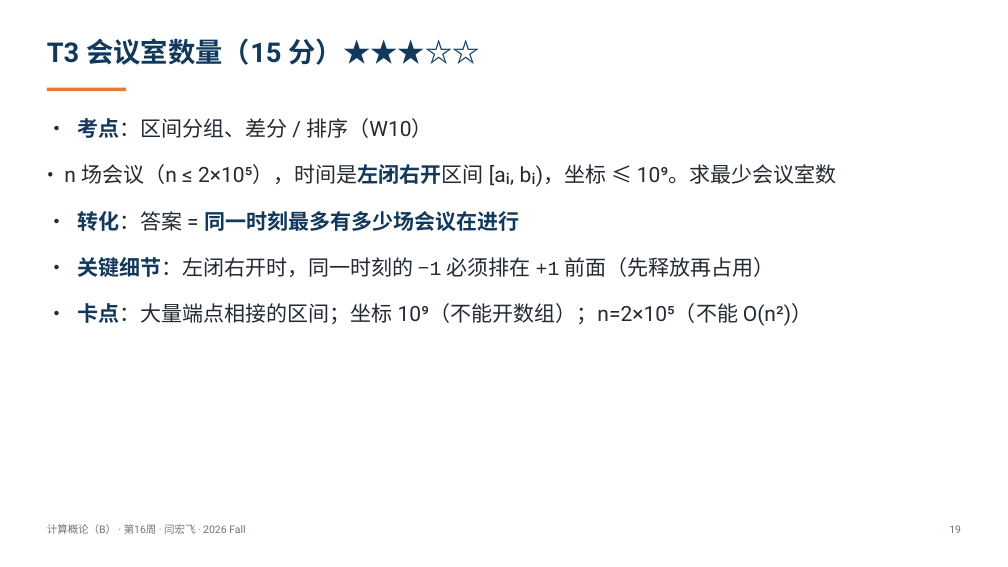
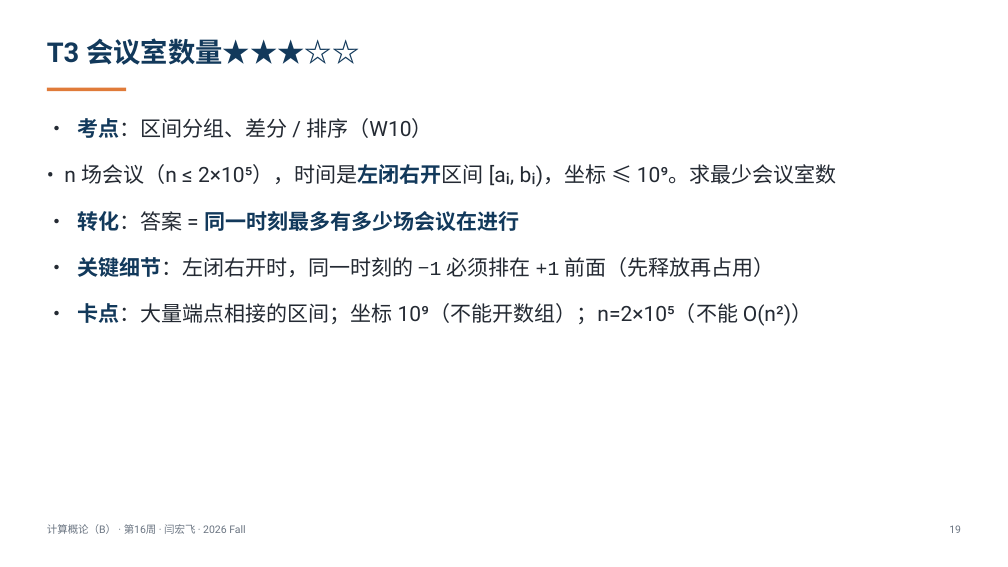
Before and after one commit to GMyhf/2026fall-cs101, a slide deck: slide 19 of courseware/202612_ADS_W16_Review_Final_Machine_Exam.pptx. Drawn at 1008x567 pixels with LibreOffice and Linux fonts; fonts in the diff are those of the drawing. Boxes give left, top, right and bottom in pixels: in the first picture for what was removed or moved away, otherwise in the second. Text is boxed around its words. In the diff, an @@ line names an element or a change of style, - is before the commit and + after.

```diff
--- a/courseware/202612_ADS_W16_Review_Final_Machine_Exam.pptx
+++ b/courseware/202612_ADS_W16_Review_Final_Machine_Exam.pptx
@@ text at bbox=[47, 38, 359, 65]: text changed @@
-T3 会议室数量（15 分）★★★☆☆
+T3 会议室数量★★★☆☆
```
Also in this commit, not shown: 5 other slides changed, 7 other files.
